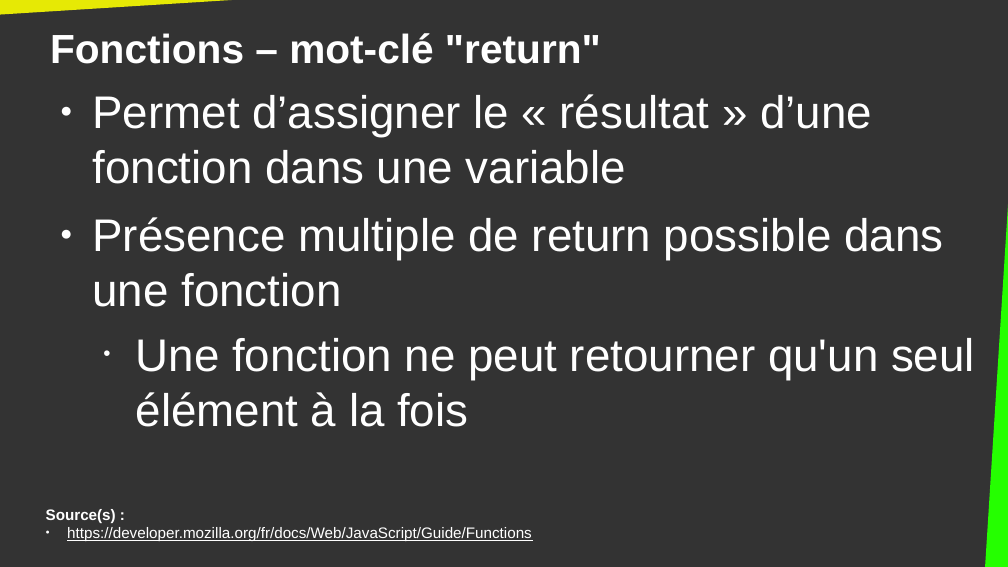
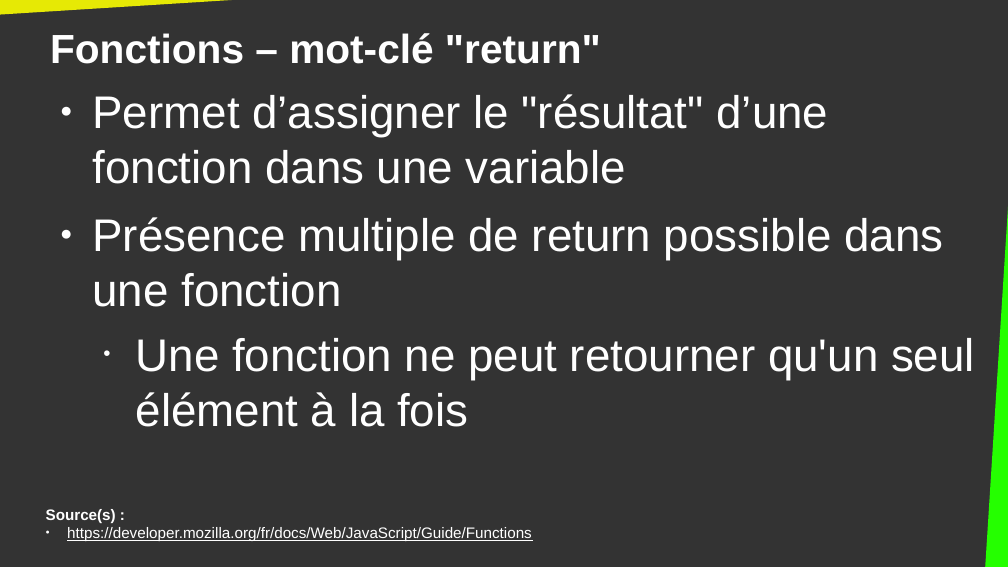
Before and after one commit to DanYellow/cours, a slide deck: slide 24 of integration-web-s2/travaux-pratiques/numero-5/presentation.odp (slide 22 before the commit). Drawn at 1008x567 pixels with LibreOffice and Linux fonts; fonts in the diff are those of the drawing. Boxes give left, top, right and bottom in pixels: in the first picture for what was removed or moved away, otherwise in the second. Text is boxed around its words. In the diff, an @@ line names an element or a change of style, - is before the commit and + after.

```diff
--- a/integration-web-s2/travaux-pratiques/numero-5/presentation.odp
+++ b/integration-web-s2/travaux-pratiques/numero-5/presentation.odp
@@ text at <box>93,94,828,184</box>: text changed @@
-● Permet d’assigner le « résultat » d’une fonction dans une variable
+● Permet d’assigner le "résultat" d’une fonction dans une variable
```
Also in this commit, not shown: 7 other slides changed, 2 slides added, 3 other files.
